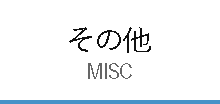
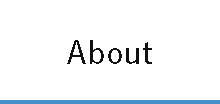
Comparing the layer stacks of the two 220x104 images. Changes:
hid "MISC" over [88, 63, 132, 79]
added layer "EN" above "その他" over [67, 40, 152, 64]
hid "その他" over [69, 27, 151, 53]
